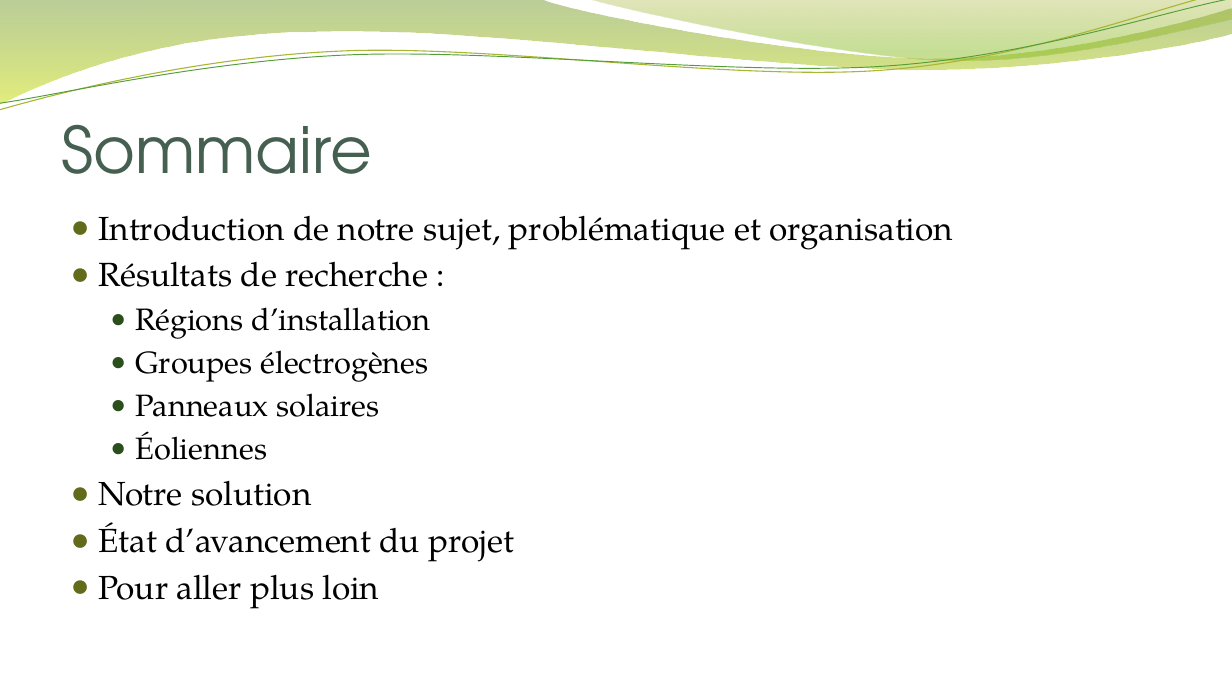
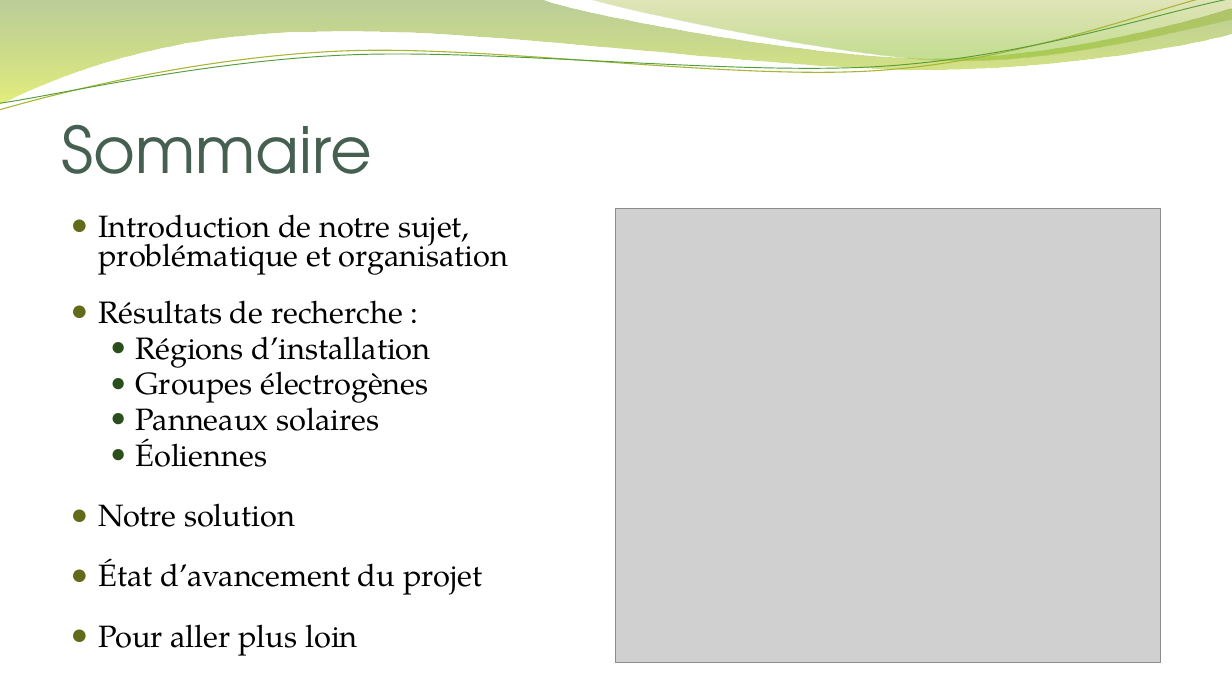
Before and after one commit to Idris-AOUAMEUR/Energie-grp-7, a slide deck: slide 2 of Gestion de projet - Diaporama.pptx. Drawn at 1232x693 pixels with LibreOffice and Linux fonts; fonts in the diff are those of the drawing; grey boxes stand for pictures; background and template pictures are left out. Boxes give left, top, right and bottom in pixels: in the first picture for what was removed or moved away, otherwise in the second. Text is boxed around its words. In the diff, an @@ line names an element or a change of style, - is before the commit and + after.

```diff
--- a/Gestion de projet - Diaporama.pptx
+++ b/Gestion de projet - Diaporama.pptx
@@ text "Introduction de notre sujet, problématique ..." at [98,214,509,656]: size 26 to 24 pt in "Introduction de notre sujet, problématique et organisation", "Résultats de recherche :", "Notre solution", "État d’avancement du projet" and 1 more places; line spacing 1 to 0.8 @@
@@ picture added at [616,209,1161,663] @@
```
Also in this commit, not shown: 4 other slides changed, 2 slides added, 1 slide removed.
